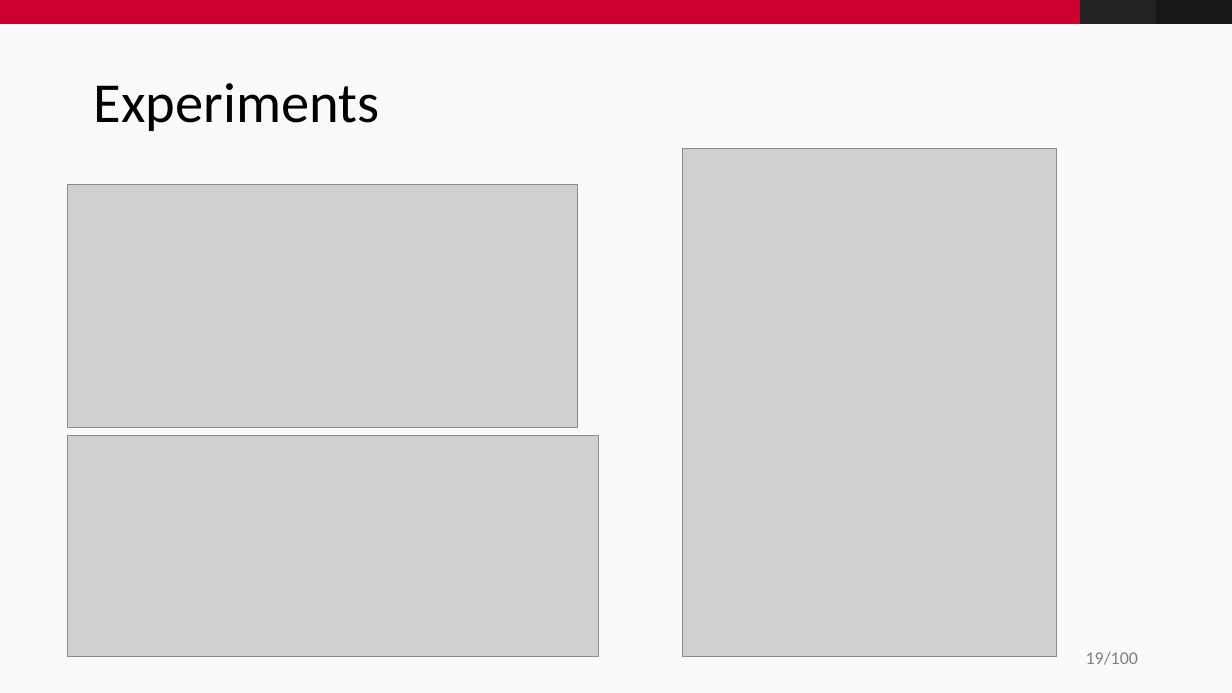
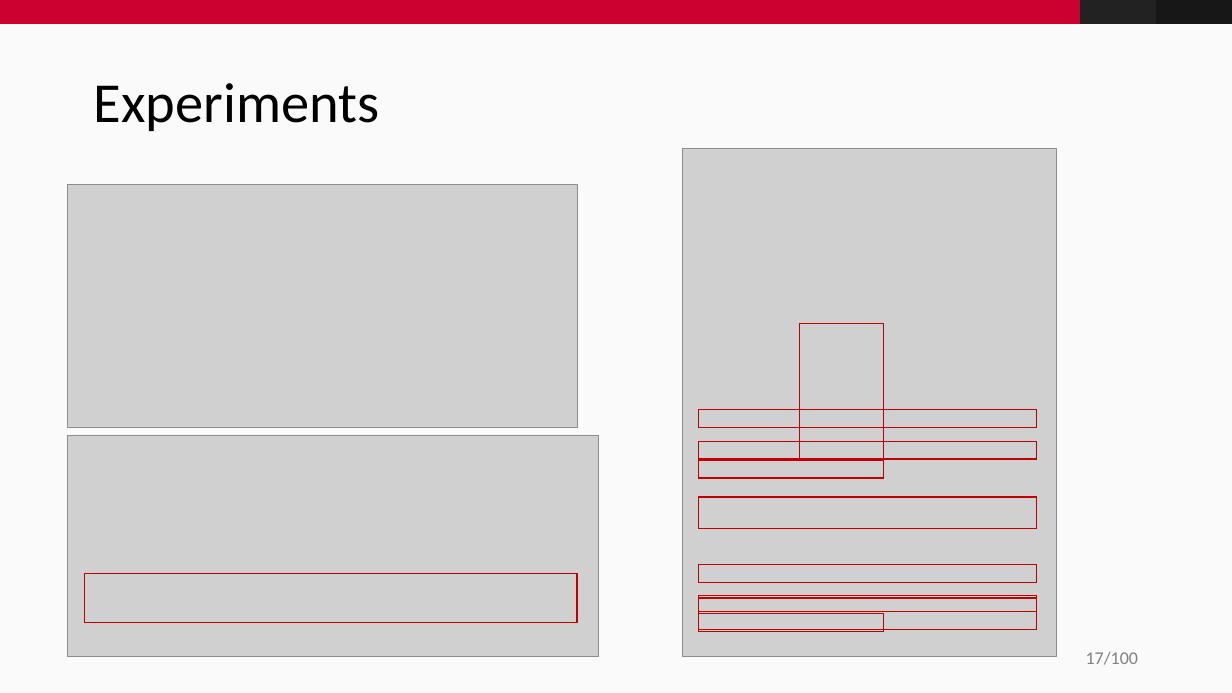
Before and after one commit to fidsusj/CVDL-Seminar, a slide deck: slide 17 of presentation/presentation.pptx (slide 19 before the commit). Drawn at 1232x693 pixels with LibreOffice and Linux fonts; fonts in the diff are those of the drawing; grey boxes stand for pictures; background and template pictures are left out. Boxes give left, top, right and bottom in pixels: in the first picture for what was removed or moved away, otherwise in the second. Text is boxed around its words. In the diff, an @@ line names an element or a change of style, - is before the commit and + after.

Commit message:
added experiments, strength and weaknesses and conclusion

```diff
--- a/presentation/presentation.pptx
+++ b/presentation/presentation.pptx
@@ rectangle added at <box>799,323,884,459</box>, outline #C00000 1 pt @@
@@ rectangle added at <box>699,409,1037,427</box>, outline #C00000 1 pt @@
@@ rectangle added at <box>699,442,1037,459</box>, outline #C00000 1 pt @@
@@ rectangle added at <box>699,460,884,478</box>, outline #C00000 1 pt @@
@@ rectangle added at <box>699,497,1037,529</box>, outline #C00000 1 pt @@
@@ rectangle added at <box>699,565,1037,582</box>, outline #C00000 1 pt @@
@@ rectangle added at <box>85,574,578,623</box>, outline #C00000 1 pt @@
@@ rectangle added at <box>699,596,1037,612</box>, outline #C00000 1 pt @@
@@ rectangle added at <box>699,598,1037,629</box>, outline #C00000 1 pt @@
@@ rectangle added at <box>699,614,884,631</box>, outline #C00000 1 pt @@
@@ page number at <box>1086,652,1138,665</box>: text changed @@
-19/100
+17/100
```
Also in this commit, not shown: 2 other slides changed, 3 slides added, 2 slides removed.
